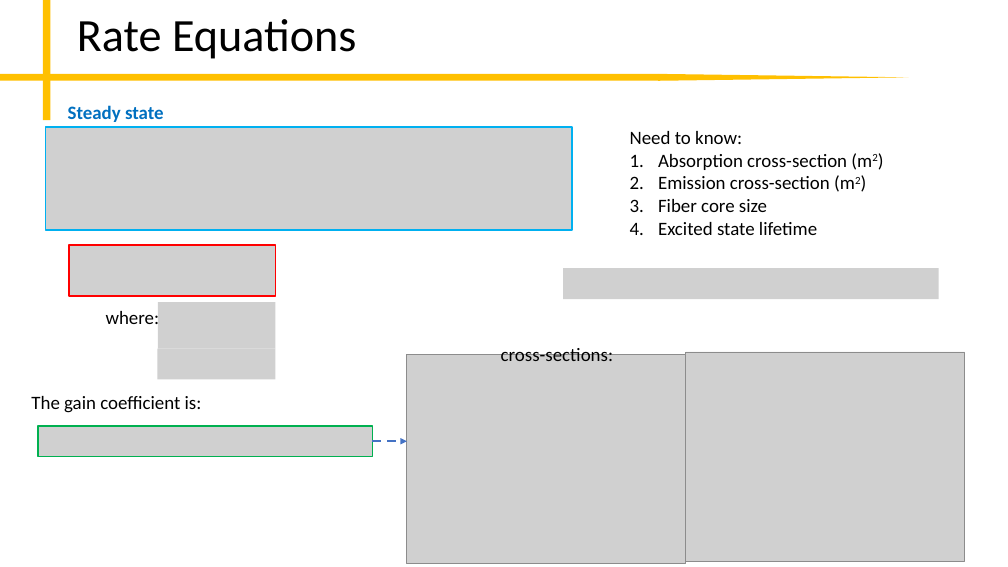
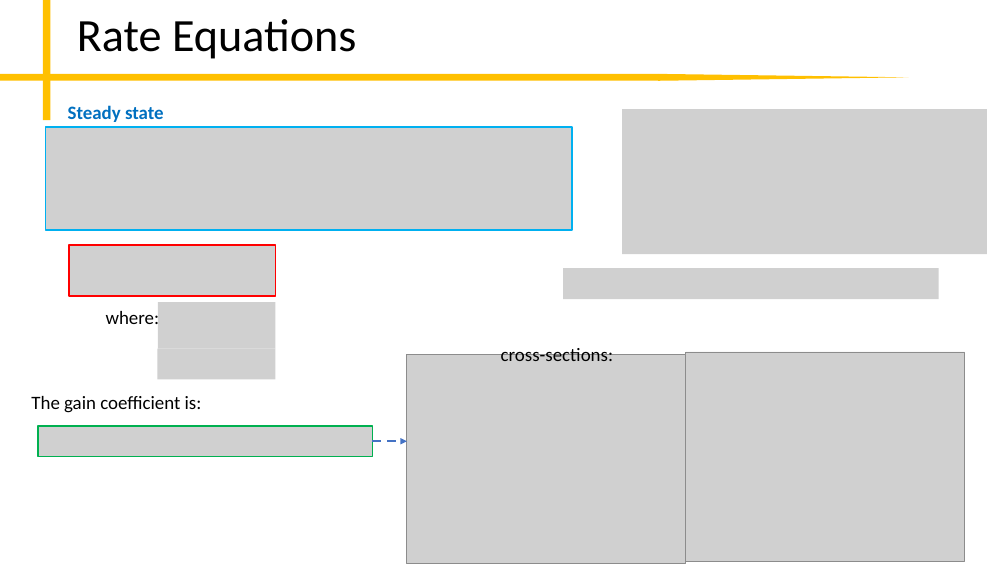
Before and after one commit to peter-chang62/Laser-Design-Scripts, a slide deck: slide 3 of memo.pptx (slide 2 before the commit). Drawn at 1008x567 pixels with LibreOffice and Linux fonts; fonts in the diff are those of the drawing; grey boxes stand for pictures. Boxes give left, top, right and bottom in pixels: in the first picture for what was removed or moved away, otherwise in the second. Text is boxed around its words. In the diff, an @@ line names an element or a change of style, - is before the commit and + after.

```diff
--- a/memo.pptx
+++ b/memo.pptx
@@ picture added at <box>622,109,987,254</box> @@
@@ text removed at <box>630,131,847,235</box> @@
-Need to know:
-1. Absorption cross-section (m2)
-2. Emission cross-section (m2)
-3. Fiber core size
-4. Excited state lifetime
```
Also in this commit, not shown: 4 other slides changed, 2 slides added, 2 other files.
